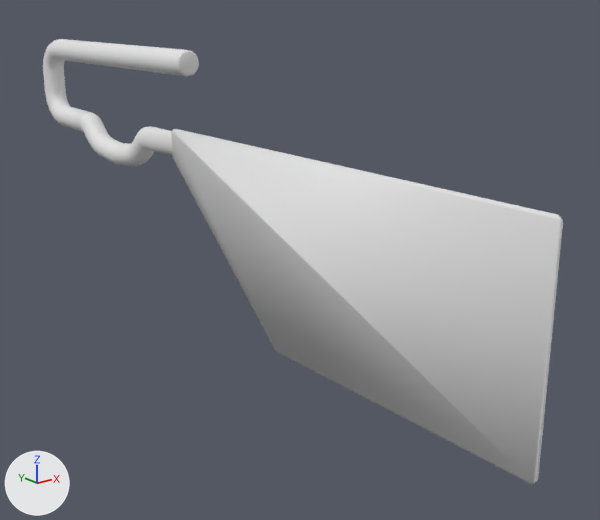
One commit to the Blender file dev/blender/c172p-control-lock.blend: the scene before it, then after it.
Before and after are seen from a 50 mm camera at (-0.085, -0.1709, 0.0115) aimed at (0.0097, -0.0525, -0.0358). Every picture has the same lights, and +X, +Y and +Z are marked at lower left.

In view in the first picture: 'ControlLock'.
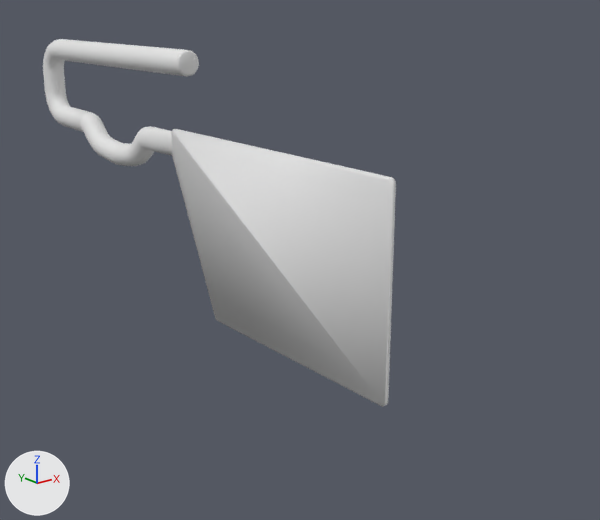
Commit message: correct proportions of the plate

What differs and where, as boxes (x1, y1, x2, y2) in the pictures (600 x 520 px; the box of a moved part takes in the faces that stretch with it):
'ControlLock', reshaped (32% narrower, 17% shorter)
    before: (43, 39, 563, 484)
    after: (43, 39, 396, 407)
part 1 of me_cylinder_003, moved or reshaped
    before: (172, 136, 563, 484)
    after: (172, 136, 396, 407)

The change, as a list of edits to the scene's bpy script:
```text
Change me_cylinder_003:
    where me_cylinder_003.from_pydata(...)  # 907 vertices, 886 faces; spans x -0.003..0.003, y -0.06..0.003, z -0.036..0.115
    used by ob_controllock; location = (0.0, 0.0, 0.0); rotation_euler = (1.571, 0.0, 0.0), in degrees (90, 0, 0); scale = (0.833, 0.833, 1.0)
    me_cylinder_003 part 1: all 26 vertices in x -0.001..0.0, y -0.06..-0.016, z 0.058..0.115 are scaled about their middle by (1, 1, 0.85), then moved by (0.0, 0.0, -0.024)
```
